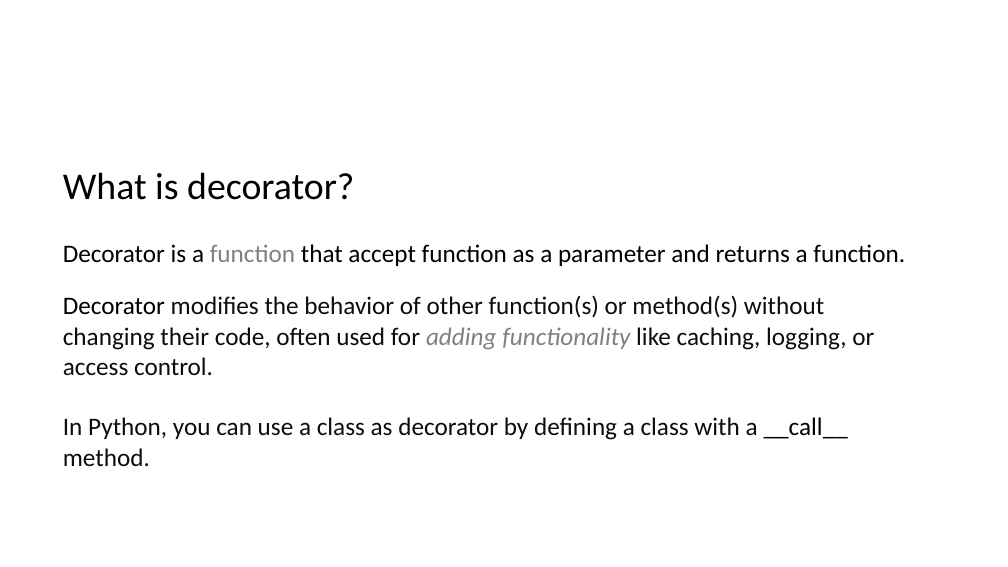
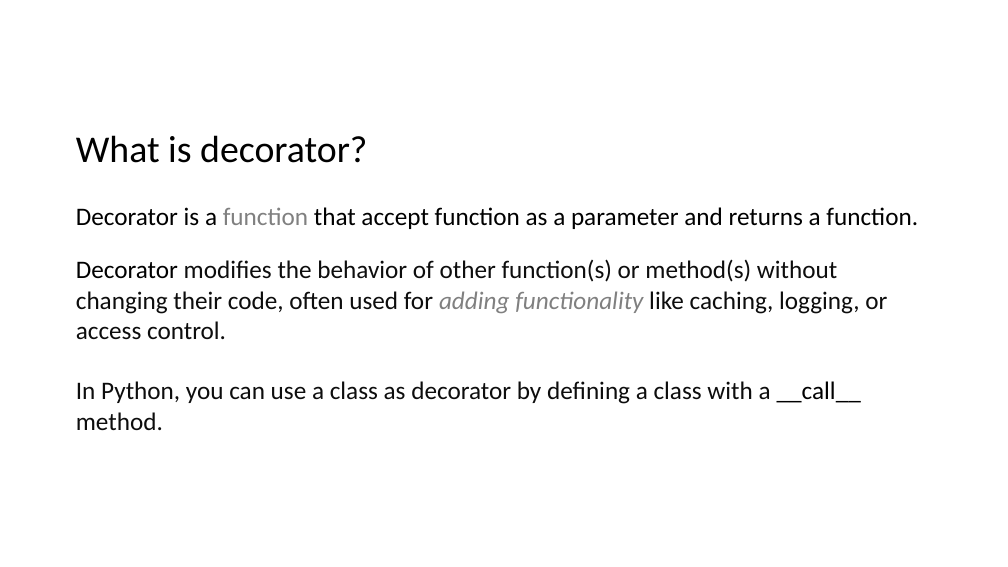
Before and after one commit to jekwatt/tech_talks, a slide deck: slide 3 of decorators/docs/decorators.pptx. Drawn at 1008x567 pixels with LibreOffice and Linux fonts; fonts in the diff are those of the drawing. Boxes give left, top, right and bottom in pixels: in the first picture for what was removed or moved away, otherwise in the second. Text is boxed around its words. In the diff, an @@ line names an element or a change of style, - is before the commit and + after.

```diff
--- a/decorators/docs/decorators.pptx
+++ b/decorators/docs/decorators.pptx
@@ text "What is decorator?": place and size @@
-text "What is decorator?" at box(63, 172, 905, 466)
+text "What is decorator?" at box(76, 135, 918, 430)
```
Also in this commit, not shown: 4 other slides changed.
